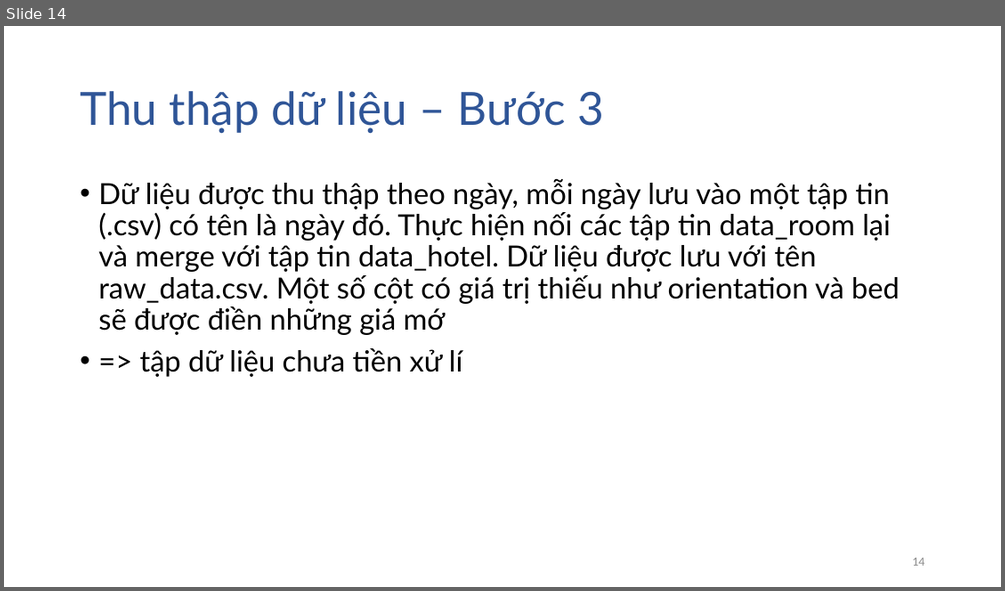
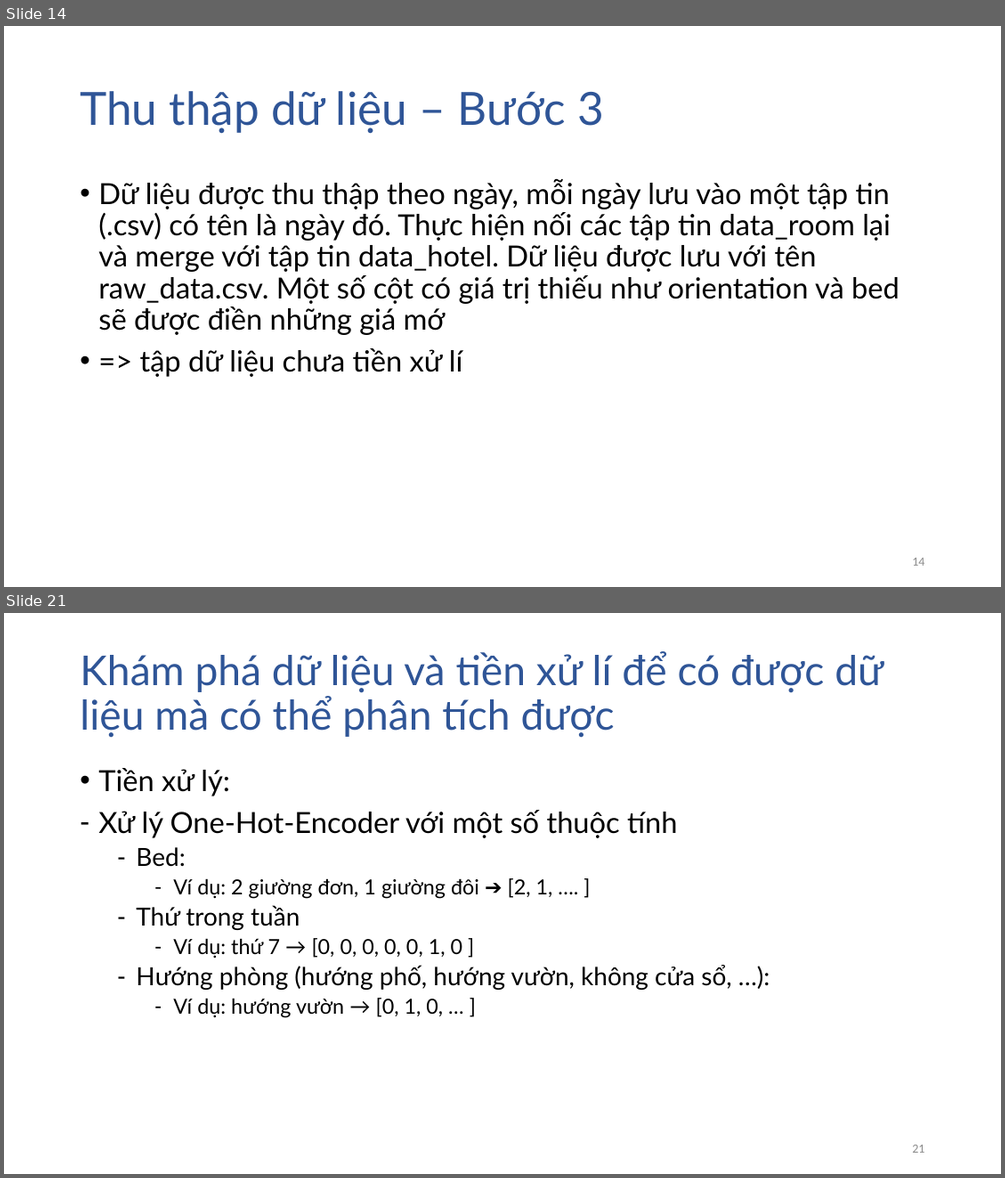
Before and after one commit to dtphat97/DataScienceFinal, a slide deck: Slide.pptx. Shown one above the other, each under a label of ours: slide 14 before the commit, slides 14 and 21 after it; the slides between them are not shown. The pictures are 1005x591 and 1005x1178 pixels, drawn with LibreOffice and Linux fonts; fonts in the diff are those of the drawing. Boxes give left, top, right and bottom in pixels: in the first picture for what was removed or moved away, otherwise in the second. Text is boxed around its words. In the diff, an @@ line names an element or a change of style, - is before the commit and + after.

```diff
--- a/Slide.pptx
+++ b/Slide.pptx
@@ slide 21 added at box(4, 613, 1001, 1174), background #FFFFFF @@
@@ title added at box(80, 651, 883, 738), 39.6 pt, text #2F5597 @@
+Khám phá dữ liệu và tiền xử lí để có được dữ liệu mà có thể phân tích được
@@ text added at box(98, 768, 731, 1018), 20 pt, text #000000 @@
+• Tiền xử lý:
+– Xử lý One-Hot-Encoder với một số thuộc tính
+  – Bed:
+    – Ví dụ: 2 giường đơn, 1 giường đôi ➔ [2, 1, …. ]
+  – Thứ trong tuần
+    – Ví dụ: thứ 7 → [0, 0, 0, 0, 0, 1, 0 ]
+  – Hướng phòng (hướng phố, hướng vườn, không cửa sổ, …):
+    – Ví dụ: hướng vườn → [0, 1, 0, … ]
@@ page number added at box(912, 1144, 924, 1152), 12 pt, text #8C8C8C @@
+21
```
Also in this commit, not shown: 6 slides changed, 11 other slides added.
